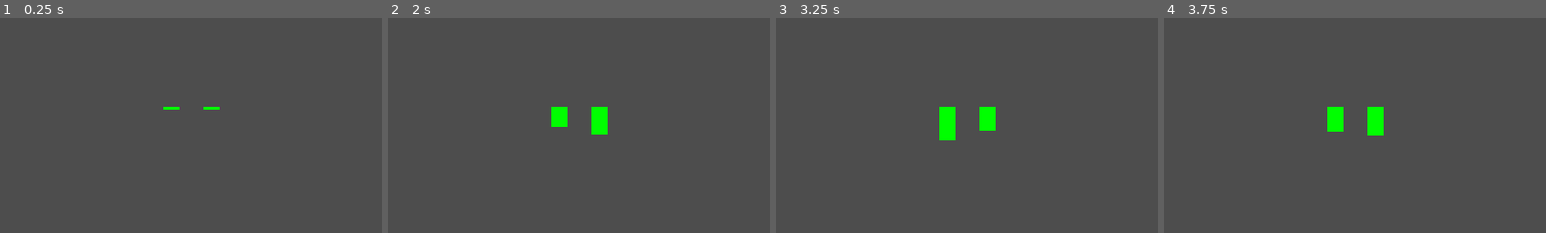
Above: before the commit, frames 1-4 (left to right).
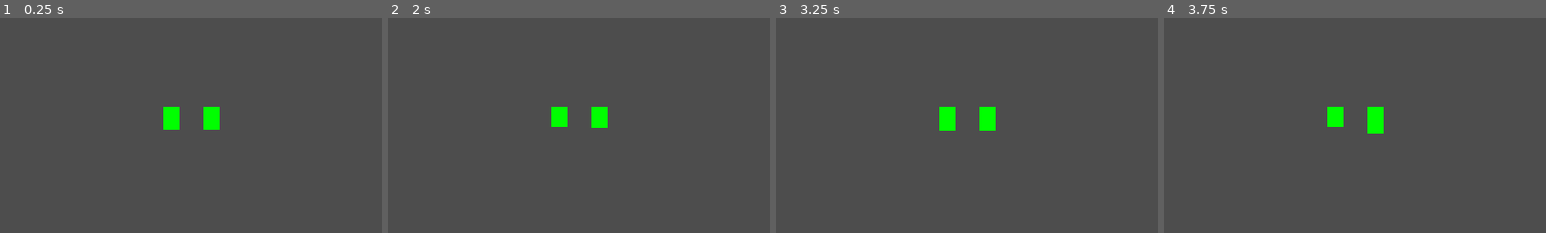
Above: after the commit, the same moments.

Repository: milksake/Slime
Game: Godot game, scene res://moco/moco.tscn
The game is run twice, just before and just after one commit, with the same random seed, the same clock (stepped at 60 frames per second) and the same inputs.
Inputs (mouse positions are % of the whole screen's width and height, from its top left):
- Up to frame 1 (0.25 s): no input
- Up to frame 2 (2 s): move the mouse to (72, 45) at 0.52 s; hold Right (ui_right) 0.53-1.28 s; hold D (limpiar_moco_der) 0.53-1.28 s; click (72, 45) at 0.67 s; tap Enter at 1.25 s; move the mouse to (30, 55) at 1.27 s; hold A (limpiar_moco_izq) from 1.28 s (still down); click (30, 55) at 1.35 s; tap D (limpiar_moco_der) at 1.55 s
- Up to frame 3 (3.25 s): tap Space at 2 s; move the mouse to (60, 28) at 2.02 s; release A (limpiar_moco_izq) at 2.03 s; hold D (limpiar_moco_der) 2.03-2.78 s; hold Right (ui_right) from 2.03 s (still down); tap Enter at 2.75 s; move the mouse to (45, 70) at 2.77 s; tap D (limpiar_moco_der) at 2.85 s; click (45, 70) at 2.92 s
- Up to frame 4 (3.75 s): move the mouse to (80, 65) at 3.52 s; release Right (ui_right) at 3.53 s; press the mouse at (80, 65) at 3.53 s; hold A (limpiar_moco_izq) from 3.53 s (still down)
The pictures show only the part of the screen within x 18-68%, y 21-71%; the shares and areas given below are measured in that part.

The runs differ from the first frame. In frame 1, 0.8% of the frame differs, in the area x 42-58%, y 42-52%; in frame 2, 0.1%; in frame 3, 0.2%; in frame 4, 0.1%.

Commit message:
script central de moco

Diff:
--- a/moco/moco.gd
+++ b/moco/moco.gd
@@ -1,61 +1,77 @@
-extends Polygon2D
+extends Node2D
 
 signal moco_vel(vel_change)
 signal game_over
 
 const MIN_VEL: int = 20
 const MAX_VEL: int = 30
-const MOCO_VEL: int = 150
+const MOCO_VEL: float = 150
 const MIN_VEL_CHANGE: float = 0.2
 const MAX_VEL_CHANGE: float = 0.5
-var pos: Vector2
-var y_real_size: float
-var y_actual_size: float
-var yvel: int
-var other: String
+
+var actual_size_izq: float
+var pos_izq: Vector2
+var vel_izq: float
+
+var actual_size_der: float
+var pos_der: Vector2
+var vel_der: float
+
+var real_size: float
 var game: bool = true
 
 # Called when the node enters the scene tree for the first time.
 func _ready():
-	position = get_window().size
-	print(position)
-	if name == "izq":
-		other = "der"
-		position.x -= 50
-	else:
-		other = "izq"
-		position.x += 50
-
-	y_real_size = 50
-	pos = position
-	yvel = randi_range(MIN_VEL, MAX_VEL)
+	$izq.position = get_window().size
+	$izq.position.x -= 50
+	$der.position = get_window().size
+	$der.position.x += 50
+	real_size = 50
+	actual_size_izq = 50
+	actual_size_der = 50
+	pos_izq = $izq.position
+	pos_der = $der.position
+	limpiar_moco()
 
 # Called every frame. 'delta' is the elapsed time since the previous frame.
 func _process(delta: float):
-	if Input.is_action_just_pressed("limpiar_moco_"+name):
+	if Input.is_action_just_pressed("limpiar_moco_izq") or \
+			Input.is_action_just_pressed("limpiar_moco_der"):
 		var vel = sign(randf() - 0.5) * randf_range(MIN_VEL_CHANGE, MAX_VEL_CHANGE)
 		moco_vel.emit(vel)
 		print("emitted ", vel)
 
-	if !Input.is_action_pressed("limpiar_moco_"+other) and \
-			Input.is_action_pressed("limpiar_moco_"+name):
-		y_actual_size -= MOCO_VEL * delta
-		y_actual_size = max(y_actual_size, y_real_size)
+	if Input.is_action_pressed("limpiar_moco_izq") != \
+			Input.is_action_pressed("limpiar_moco_der"):
+		if Input.is_action_pressed("limpiar_moco_izq"):
+			actual_size_izq -= MOCO_VEL * delta
+			actual_size_izq = max(actual_size_izq, real_size)
+		else:
+			actual_size_der -= MOCO_VEL * delta
+			actual_size_der = max(actual_size_der, real_size)
 	else:
-		y_actual_size += yvel * delta
+		actual_size_izq += vel_izq * delta
+		actual_size_der += vel_der * delta
 
-	scale.y = y_actual_size / y_real_size
-	position = pos
-	if Input.is_action_just_released("limpiar_moco_"+name):
+	$izq.scale.y = actual_size_izq / real_size
+	$izq.position = pos_izq
+
+	$der.scale.y = actual_size_der / real_size
+	$der.position = pos_der
+
+	if Input.is_action_just_released("limpiar_moco_izq") or \
+			Input.is_action_just_released("limpiar_moco_der"):
 		moco_vel.emit(0)
 		print("emitted 0")
 		limpiar_moco()
 
-	if pos.y + y_actual_size > 1100 and game:
+	if ($izq.position.y + actual_size_izq > 1100 or \
+			$der.position.y + actual_size_der > 1100) and game:
 		game_over.emit()
 		game = false
 		print("game over")
 
 func limpiar_moco():
-	yvel = randi_range(MIN_VEL, MAX_VEL)
-	# position.y = 0
+	vel_izq = randi_range(MIN_VEL, MAX_VEL)
+	vel_der = randi_range(MIN_VEL, MAX_VEL)
+	print(vel_izq, " ", vel_der)
--- a/moco/moco.tscn
+++ b/moco/moco.tscn
@@ -3,15 +3,14 @@
 [ext_resource type="Script" path="res://moco/moco.gd" id="1_e8g7i"]
 
 [node name="moco" type="Node2D"]
+script = ExtResource("1_e8g7i")
 
 [node name="izq" type="Polygon2D" parent="."]
 position = Vector2(408, 175)
 color = Color(0, 1, 0, 1)
 polygon = PackedVector2Array(0, 0, 40, 0, 40, 50, 0, 50)
-script = ExtResource("1_e8g7i")
 
 [node name="der" type="Polygon2D" parent="."]
 position = Vector2(730, 178)
 color = Color(0, 1, 0, 1)
 polygon = PackedVector2Array(0, 0, 40, 0, 40, 50, 0, 50)
-script = ExtResource("1_e8g7i")
